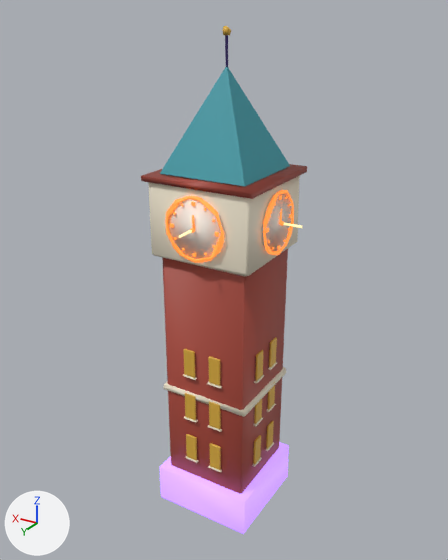
Renders of the glTF model public/models/lod/clock_tower.glb from each side of a commit.
Camera for both pictures: a 50 mm camera at (-15.9, 26.7, 27.6) aimed at (0.2, -0.2, 14.1). Arrows for +X, +Y and +Z are at lower left; the lights stay in place. The picture after the commit comes second. Where no turn or scale is listed for an object, it has been applied to the vertices. Vertices at exactly the same position are counted once.

The first picture shows 'clock_tower.004', 'hands0.001', 'hands1.008'.
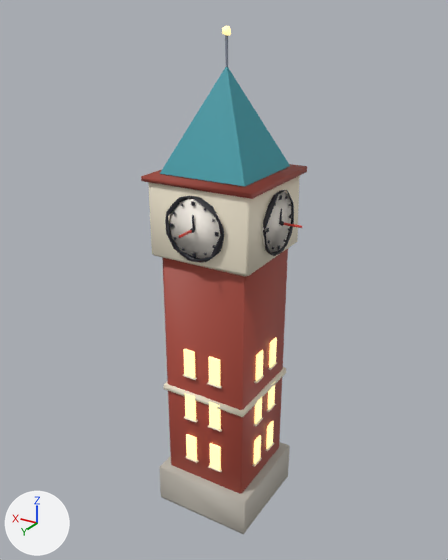
Pixel boxes [x1, y1, x2, y2] of what changed, in the pictures (448 x 560 px; the box of a moved part takes in the faces that stretch with it):
'hands0.002', added: after [280, 221, 302, 228]
'hands1.008', deleted: before [179, 228, 195, 238]
part 1 of me_hands0_008, moved or reshaped: before [283, 223, 302, 228]; after [179, 223, 302, 238]
part 2 of me_clock_tower_004, moved or reshaped: [141, 164, 307, 263] in both
part 3 of me_clock_tower_004, moved or reshaped: before [163, 362, 284, 466]; after [163, 338, 290, 502]
part 4 of me_clock_tower_004, moved or reshaped: before [223, 26, 231, 35]; after [222, 26, 231, 36]
part 5 of me_clock_tower_004, surface changed: [141, 35, 298, 534] in both

The change, as a list of edits to the scene's bpy script:
```text
Change me_hands0_008:
    used by ob_hands0_001; parent = ob_hands2; location = (-0.00457, 0.0, 0.485); scale = (0.596, 0.596, 0.596)
    remove me_hands0_008.from_pydata(...)  # 69 vertices, 130 faces; spans x -0.19..0.19, y -0.2..0.2, z -1.0..1.0
    add me_hands0_008.from_pydata(...)  # 69 vertices, 130 faces; spans x -0.19..0.19, y -0.19..0.19, z -1.0..1.0
    me_hands0_008 part 1: the loose piece of 16 vertices spanning x -0.07..0.09, y -0.09..0.09, z -0.95..1.0 is moved by (0.0, 0.01, 0.0)
    other edits to the shape of me_hands0_008 do not show in these pictures
Change me_clock_tower_004:
    used by ob_clock_tower_004; location = (0.0, 0.0, 13.52)
    remove me_clock_tower_004.from_pydata(...)  # 2644 vertices, 4836 faces; spans x -3.1..3.1, y -3.1..3.1, z -13.5..13.5
    add me_clock_tower_004.from_pydata(...)  # 2644 vertices, 4833 faces; spans x -3.1..3.1, y -3.1..3.1, z -13.5..13.5
    me_clock_tower_004 part 2: 24 vertices moved from x -3.1..3.1, y -3.0..3.0, z 2.8..6.7 to x -3.1..3.1, y -3.0..3.1, z 2.9..6.7; 79 vertices removed from x -3.1..3.1, y -3.1..3.1, z 2.8..6.1; 78 vertices added at x -3.1..3.1, y -3.1..3.1, z 2.8..6.1
    me_clock_tower_004 part 3: 13 vertices moved from x -2.6..2.5, y -1.2..2.5, z -9.9..-4.3 to x -2.6..2.5, y -1.2..2.6, z -9.9..-4.3; 48 vertices removed from x -2.6..2.6, y -1.2..0.4, z -9.8..-2.7; 49 vertices added at x -3.0..2.6, y -2.9..0.5, z -11.1..-2.7
    me_clock_tower_004 part 4: 8 vertices removed from x -0.2..0.2, y -0.2..0.2, z 13.1..13.5; 8 vertices added at x -0.2..0.2, y -0.1..0.2, z 13.1..13.5
    me_clock_tower_004 part 5: 2563 kept faces spanning x -3.1..3.1, y -3.1..3.1, z -13.5..13.2 get new texture (UV) coordinates
Remove ob_hands1_008:
    ob_hands1_008 = bpy.data.objects.new('hands1.008', me_hands1_008)
    ob_hands1_008.parent = ob_hands1
    ob_hands1_008.location = (-0.00457, -0.00457, 0.485)
    ob_hands1_008.scale = (0.596, 0.596, 0.596)
Add ob_hands0_002:
    ob_hands0_002 = bpy.data.objects.new('hands0.002', me_hands0_008)
    ob_hands0_002.parent = ob_hands2
    ob_hands0_002.location = (-0.00457, -0.00457, 0.485)
    ob_hands0_002.scale = (0.596, 0.596, 0.596)
```
